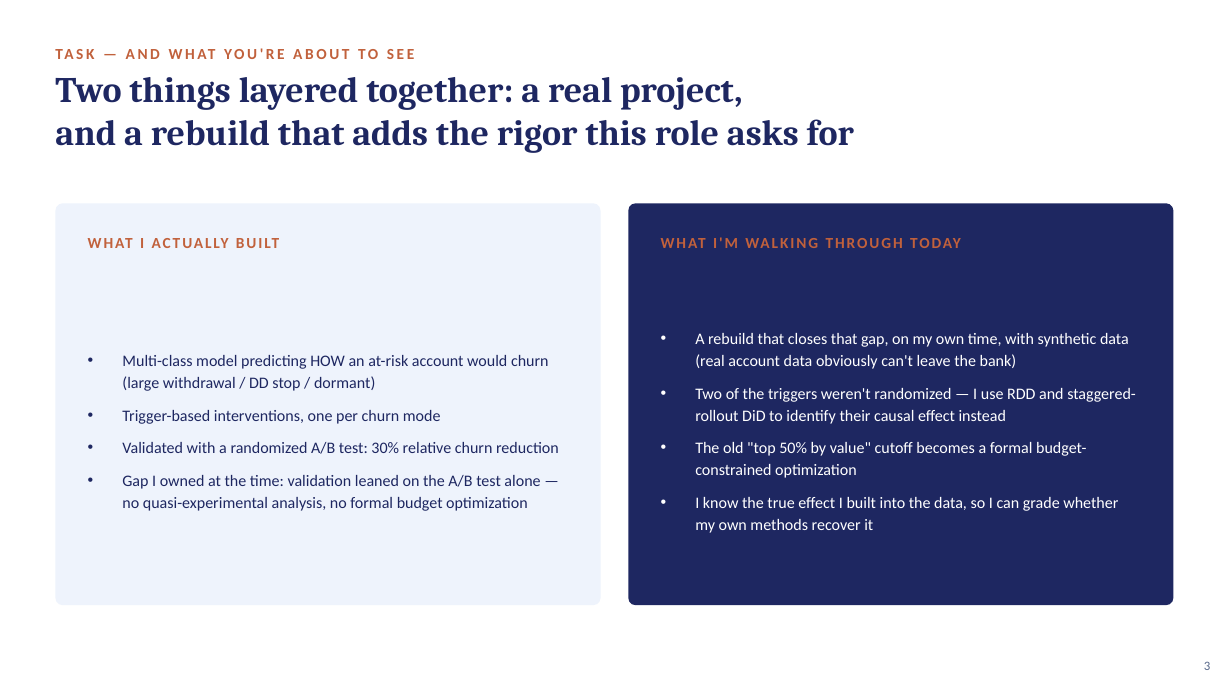
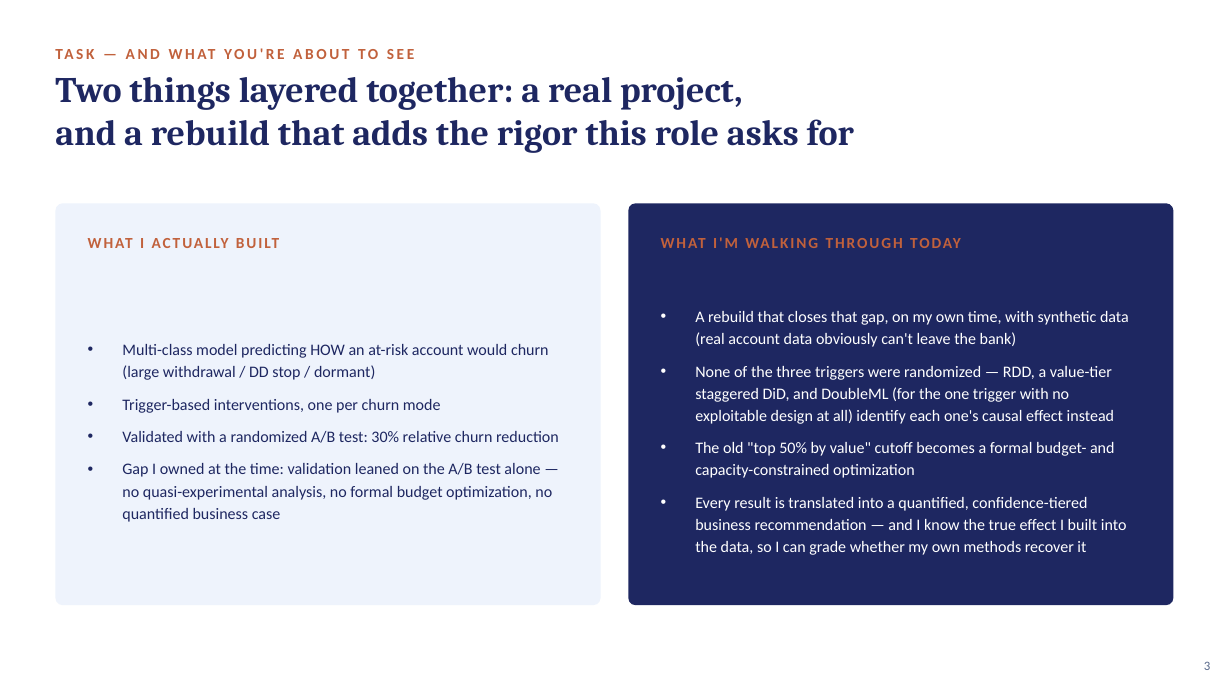
Before and after one commit to crystal1361/DDA-Retention, a slide deck: slide 3 of deck/vanguard_dda_deck.pptx. Drawn at 1232x693 pixels with LibreOffice and Linux fonts; fonts in the diff are those of the drawing. Boxes give left, top, right and bottom in pixels: in the first picture for what was removed or moved away, otherwise in the second. Text is boxed around its words. In the diff, an @@ line names an element or a change of style, - is before the commit and + after.

Commit message:
Rebuild deck: 18 slides incl. DoubleML + business impact

```diff
--- a/deck/vanguard_dda_deck.pptx
+++ b/deck/vanguard_dda_deck.pptx
@@ text at (x1=695, y1=366, x2=1127, y2=555): text changed @@
-• Two of the triggers weren't randomized — I use RDD and staggered-rollout DiD to identify their causal effect instead
-• The old "top 50% by value" cutoff becomes a formal budget-constrained optimization
-• I know the true effect I built into the data, so I can grade whether my own methods recover it
+• None of the three triggers were randomized — RDD, a value-tier staggered DiD, and DoubleML (for the one trigger with no exploitable design at all) identify each one's causal effect instead
+• The old "top 50% by value" cutoff becomes a formal budget- and capacity-constrained optimization
+• Every result is translated into a quantified, confidence-tiered business recommendation — and I know the true effect I built into the data, so I can grade whether my own methods recover it
@@ text at (x1=122, y1=463, x2=552, y2=522): text changed @@
-• Gap I owned at the time: validation leaned on the A/B test alone — no quasi-experimental analysis, no formal budget optimization
+• Gap I owned at the time: validation leaned on the A/B test alone — no quasi-experimental analysis, no formal budget optimization, no quantified business case
```
Also in this commit, not shown: 10 other slides changed, 3 slides added, 2 other files.
